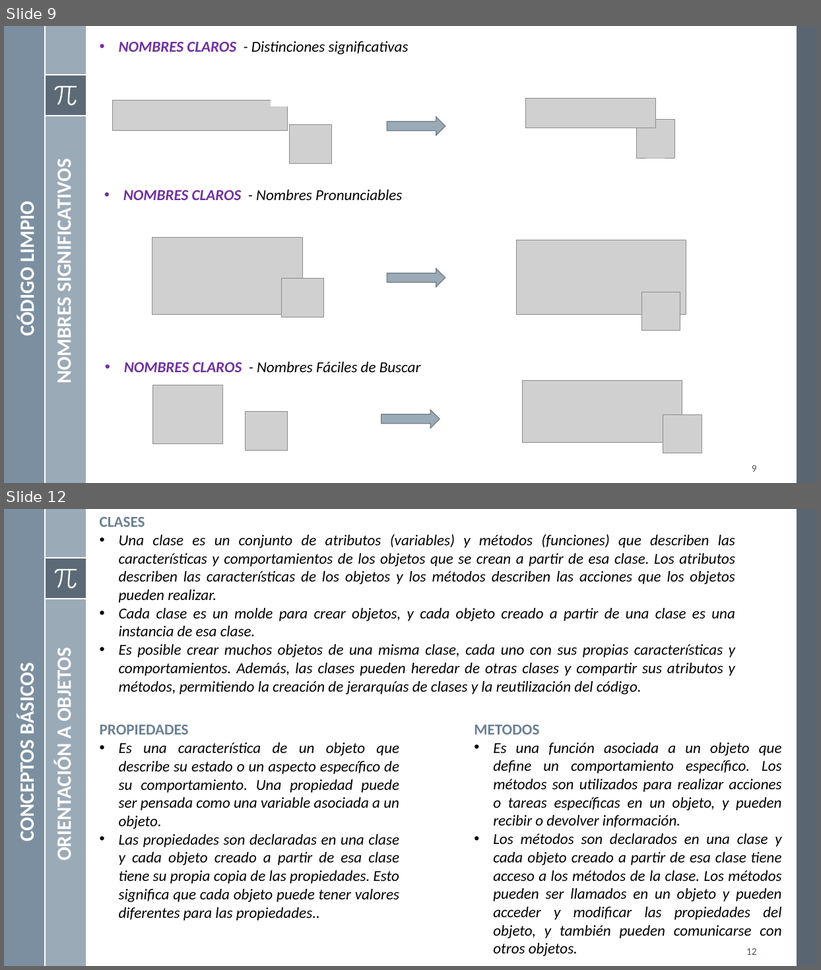
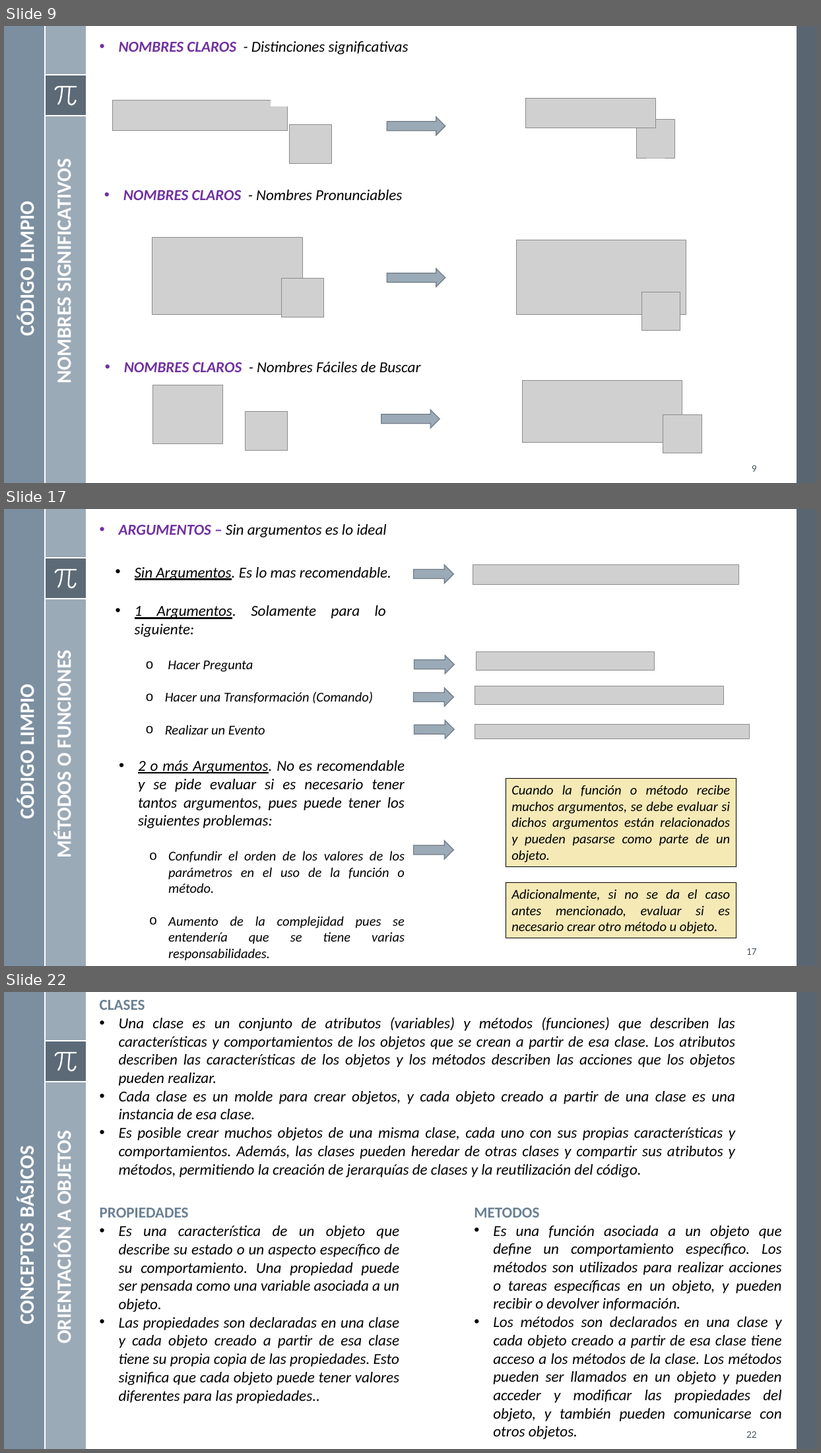
Before and after one commit to mgutierreza/Know, a slide deck: Programacion/POO/POO Buenas Practicas.pptx. Shown one above the other, each under a label of ours: slides 9 and 12 before the commit, slides 9, 17 and 22 after it; the slides between them are not shown. The pictures are 821x970 and 821x1453 pixels, drawn with LibreOffice and Linux fonts; fonts in the diff are those of the drawing; grey boxes stand for pictures. Boxes give left, top, right and bottom in pixels: in the first picture for what was removed or moved away, otherwise in the second. Text is boxed around its words. In the diff, an @@ line names an element or a change of style, - is before the commit and + after.

```diff
--- a/Programacion/POO/POO Buenas Practicas.pptx
+++ b/Programacion/POO/POO Buenas Practicas.pptx
@@ slide 17 added at box(4, 509, 817, 966), background #FFFFFF; not listed: 8 template elements that a slide beside it also shows @@
@@ text added at box(119, 524, 386, 537), 18 pt, text #000000, italic @@
+• ARGUMENTOS – Sin argumentos es lo ideal
@@ text added at box(135, 567, 391, 580), 18 pt, text #000000, italic @@
+• Sin Argumentos. Es lo mas recomendable.
@@ right arrow added at box(413, 565, 453, 584), fill #9BAAB7, outline #737E87 1 pt @@
@@ picture added at box(473, 565, 739, 585) @@
@@ text added at box(135, 605, 386, 735), 16 pt, text #000000, italic @@
+• 1 Argumentos. Solamente para lo siguiente:
+  o Hacer Pregunta
+  o Hacer una Transformación (Comando)
+  o Realizar un Evento
@@ text added at box(52, 659, 77, 856), 24 pt, text #FFFFFF, bold @@
+MÉTODOS O FUNCIONES
@@ right arrow added at box(414, 656, 454, 674), fill #9BAAB7, outline #737E87 1 pt @@
@@ picture added at box(476, 652, 654, 670) @@
@@ picture added at box(475, 687, 723, 705) @@
@@ text added at box(15, 690, 40, 818), 24 pt, text #FFFFFF, bold @@
+CÓDIGO LIMPIO
@@ right arrow added at box(413, 689, 453, 706), fill #9BAAB7, outline #737E87 1 pt @@
@@ right arrow added at box(414, 721, 454, 739), fill #9BAAB7, outline #737E87 1 pt @@
@@ picture added at box(475, 724, 749, 739) @@
@@ text added at box(138, 760, 405, 961), 16 pt, text #000000, italic @@
+• 2 o más Argumentos. No es recomendable y se pide evaluar si es necesario tener tantos argumentos, pues puede tener los siguientes problemas:
+  o Confundir el orden de los valores de los parámetros en el uso de la función o método.
+  o Aumento de la complejidad pues se entendería que se tiene varias responsabilidades.
@@ rectangle added at box(506, 779, 736, 867), fill #F5E9B6, outline #000000 0.75 pt, 16 pt, text #000000, italic @@
+Cuando la función o método recibe muchos argumentos, se debe evaluar si dichos argumentos están relacionados y pueden pasarse como parte de un objeto.
@@ right arrow added at box(413, 841, 453, 859), fill #9BAAB7, outline #737E87 1 pt @@
@@ rectangle added at box(506, 883, 736, 939), fill #F5E9B6, outline #000000 0.75 pt, 16 pt, text #000000, italic @@
+Adicionalmente, si no se da el caso antes mencionado, evaluar si es necesario crear otro método u objeto.
@@ page number added at box(746, 949, 757, 955), 12 pt, text #465562 @@
+17
@@ what was slide 12 is now slide 22 @@
@@ page number at box(746, 1432, 757, 1438): text changed @@
-12
+22
```
Also in this commit, not shown: 5 slides changed, 9 other slides added, 2 other files.
